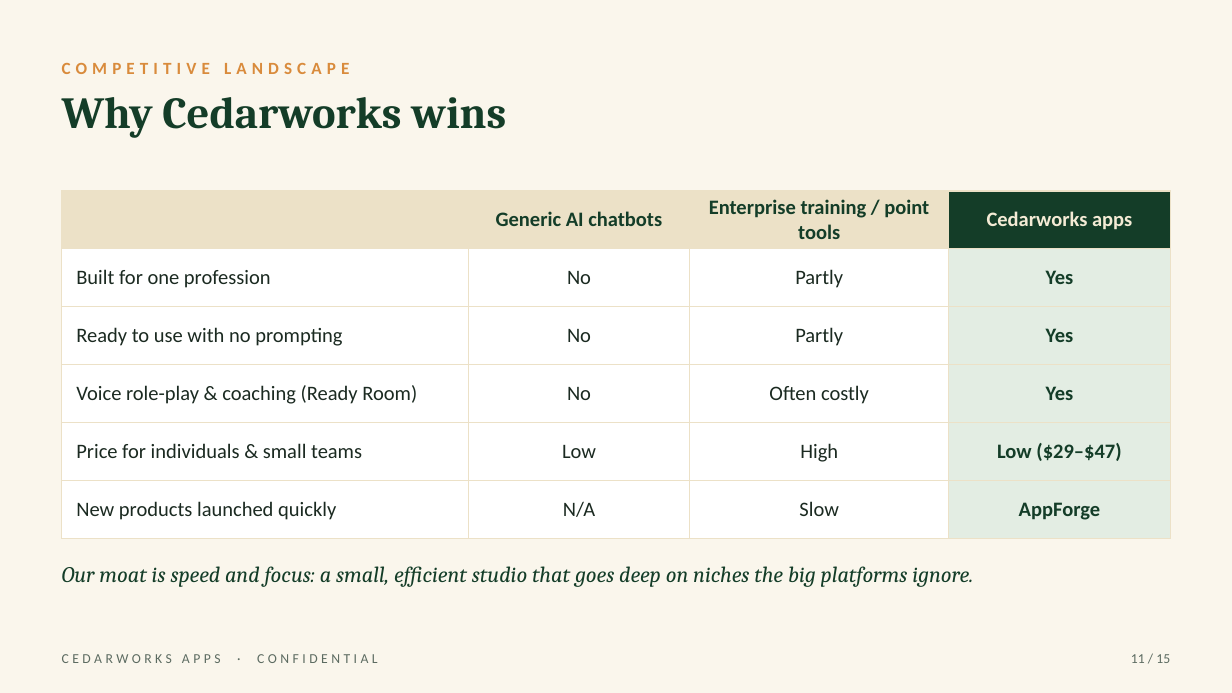
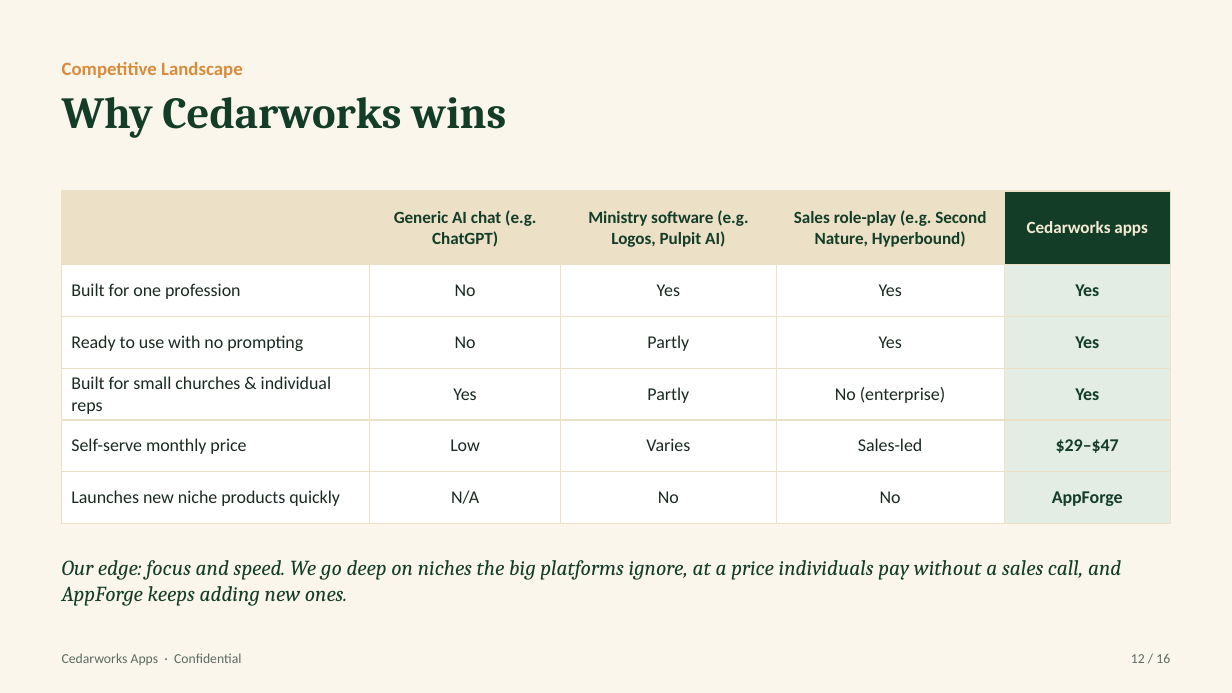
Before and after one commit to Pastorai1/Cedarworksapps, a slide deck: slide 12 of pitch-deck/Cedarworks-Apps-Pitch-Deck.pptx (slide 11 before the commit). Drawn at 1232x693 pixels with LibreOffice and Linux fonts; fonts in the diff are those of the drawing. Boxes give left, top, right and bottom in pixels: in the first picture for what was removed or moved away, otherwise in the second. Text is boxed around its words. In the diff, an @@ line names an element or a change of style, - is before the commit and + after.

```diff
--- a/pitch-deck/Cedarworks-Apps-Pitch-Deck.pptx
+++ b/pitch-deck/Cedarworks-Apps-Pitch-Deck.pptx
@@ text at [62,62,243,78]: text changed; size 10 to 11 pt @@
-COMPETITIVE LANDSCAPE
+Competitive Landscape
@@ table at [62,191,1170,510] @@
-column 1:  | Built for one profession | Ready to use with no prompting | Voice role-play & coaching (Ready Room) | Price for individuals & small teams | New products launched quickly
-column 2: Generic AI chatbots | No | No | No | Low | N/A
-column 3: Enterprise training / point tools | Partly | Partly | Often costly | High | Slow
-column 4: Cedarworks apps | Yes | Yes | Yes | Low ($29–$47) | AppForge
+column 1:  | Built for one profession | Ready to use with no prompting | Built for small churches & individual reps | Self-serve monthly price | Launches new niche products quickly
+column 2: Generic AI chat (e.g. ChatGPT) | No | No | Yes | Low | N/A
+column 3: Ministry software (e.g. Logos, Pulpit AI) | Yes | Partly | Partly | Varies | No
+column 4: Sales role-play (e.g. Second Nature, Hyperbound) | Yes | Yes | No (enterprise) | Sales-led | No
+column 5: Cedarworks apps | Yes | Yes | Yes | $29–$47 | AppForge
@@ text at [62,560,1121,606]: text changed; size 13 to 12.5 pt @@
-Our moat is speed and focus: a small, efficient studio that goes deep on niches the big platforms ignore.
+Our edge: focus and speed. We go deep on niches the big platforms ignore, at a price individuals pay without a sales call, and AppForge keeps adding new ones.
@@ text at [62,653,241,665]: text changed @@
-CEDARWORKS APPS · CONFIDENTIAL
+Cedarworks Apps · Confidential
@@ text at [1131,654,1170,663]: text changed @@
-11 / 15
+12 / 16
```
Also in this commit, not shown: 11 other slides changed, 4 slides added, 3 slides removed, 3 other files.
